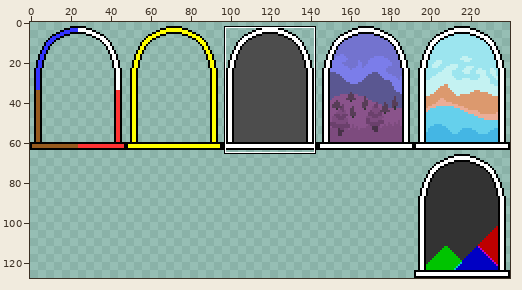
Sprite sheet, stored at Graphics/Entities/entrances.png. Above: a wide view before the commit, with the close-up outlined.
Close-up. Before the edit:
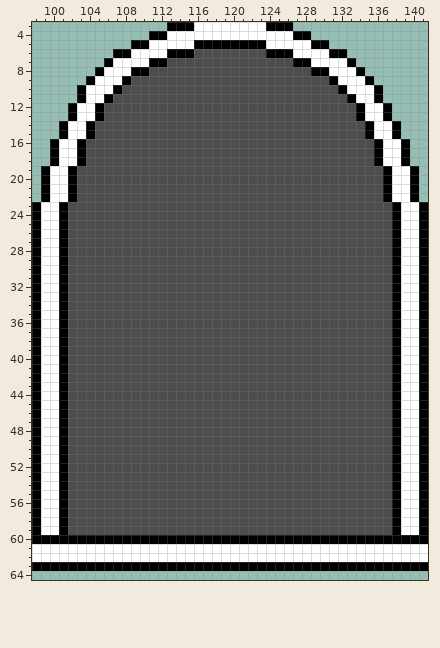
The file is 240x128 pixels. Colours within 5 levels of each other are drawn and written as one. Shown: x 98..141, y 3..64. The commit also changed other parts of the picture, which this record leaves out.
Now the later version:
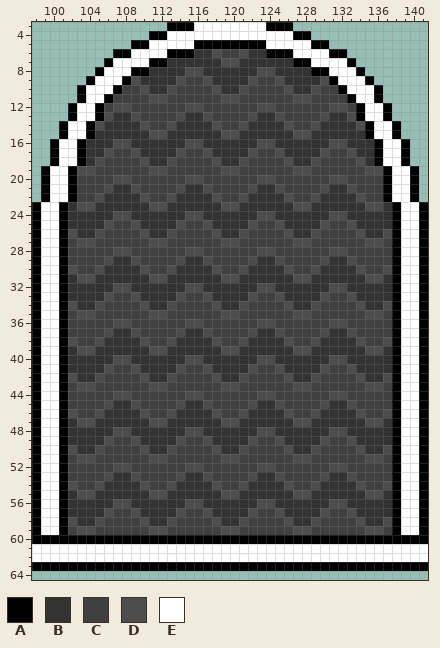
Palette (. is transparent): A #000000  B #333333  C #404040  D #4d4d4d  E #ffffff
Changes in this commit:
Changed rows in their new state; - is an unchanged pixel.
first column x 102:
 6 --------------BB-CC-BB--------------
 7 -----------BBBBBB--BBBBBB-----------
 8 ---------BBBB--BBBBBB--BBBB---------
 9 --------BBBB-CC-BBBB-CC-BBBB--------
10 ------CC-BB-CCCC-BB-CCCC-BB-CC------
11 -----CCCC--CCCCCC--CCCCCC--CCCC-----
12 ----C--CCCCCC--CCCCCC--CCCCCC--C----
13 -----BB-CCCC-BB-CCCC-BB-CCCC-BB-----
14 ----BBBB-CC-BBBB-CC-BBBB-CC-BBBB----
15 ---BBBBBB--BBBBBB--BBBBBB--BBBBBB---
16 --BBB--BBBBBB--BBBBBB--BBBBBB--BBB--
17 --BB-CC-BBBB-CC-BBBB-CC-BBBB-CC-BB--
18 --B-CCCC-BB-CCCC-BB-CCCC-BB-CCCC-B--
19 ---CCCCCC--CCCCCC--CCCCCC--CCCCCC---
20 -CCCC--CCCCCC--CCCCCC--CCCCCC--CCCC-
21 -CCC-BB-CCCC-BB-CCCC-BB-CCCC-BB-CCC-
22 -CC-BBBB-CC-BBBB-CC-BBBB-CC-BBBB-CC-
23 B--BBBBBB--BBBBBB--BBBBBB--BBBBBB--B
24 BBBBB--BBBBBB--BBBBBB--BBBBBB--BBBBB
25 BBBB-CC-BBBB-CC-BBBB-CC-BBBB-CC-BBBB
26 -BB-CCCC-BB-CCCC-BB-CCCC-BB-CCCC-BB-
27 C--CCCCCC--CCCCCC--CCCCCC--CCCCCC--C
28 CCCCC--CCCCCC--CCCCCC--CCCCCC--CCCCC
29 CCCC-BB-CCCC-BB-CCCC-BB-CCCC-BB-CCCC
30 -CC-BBBB-CC-BBBB-CC-BBBB-CC-BBBB-CC-
31 B--BBBBBB--BBBBBB--BBBBBB--BBBBBB--B
32 BBBBB--BBBBBB--BBBBBB--BBBBBB--BBBBB
33 BBBB-CC-BBBB-CC-BBBB-CC-BBBB-CC-BBBB
34 -BB-CCCC-BB-CCCC-BB-CCCC-BB-CCCC-BB-
35 C--CCCCCC--CCCCCC--CCCCCC--CCCCCC--C
36 CCCCC--CCCCCC--CCCCCC--CCCCCC--CCCCC
37 CCCC-BB-CCCC-BB-CCCC-BB-CCCC-BB-CCCC
38 -CC-BBBB-CC-BBBB-CC-BBBB-CC-BBBB-CC-
39 B--BBBBBB--BBBBBB--BBBBBB--BBBBBB--B
40 BBBBB--BBBBBB--BBBBBB--BBBBBB--BBBBB
41 BBBB-CC-BBBB-CC-BBBB-CC-BBBB-CC-BBBB
42 -BB-CCCC-BB-CCCC-BB-CCCC-BB-CCCC-BB-
43 C--CCCCCC--CCCCCC--CCCCCC--CCCCCC--C
44 CCCCC--CCCCCC--CCCCCC--CCCCCC--CCCCC
45 CCCC-BB-CCCC-BB-CCCC-BB-CCCC-BB-CCCC
46 -CC-BBBB-CC-BBBB-CC-BBBB-CC-BBBB-CC-
47 B--BBBBBB--BBBBBB--BBBBBB--BBBBBB--B
48 BBBBB--BBBBBB--BBBBBB--BBBBBB--BBBBB
49 BBBB-CC-BBBB-CC-BBBB-CC-BBBB-CC-BBBB
50 -BB-CCCC-BB-CCCC-BB-CCCC-BB-CCCC-BB-
51 C--CCCCCC--CCCCCC--CCCCCC--CCCCCC--C
52 CCCCC--CCCCCC--CCCCCC--CCCCCC--CCCCC
53 CCCC-BB-CCCC-BB-CCCC-BB-CCCC-BB-CCCC
54 -CC-BBBB-CC-BBBB-CC-BBBB-CC-BBBB-CC-
55 B--BBBBBB--BBBBBB--BBBBBB--BBBBBB--B
56 BBBBB--BBBBBB--BBBBBB--BBBBBB--BBBBB
57 BBBB-CC-BBBB-CC-BBBB-CC-BBBB-CC-BBBB
58 -BB-CCCC-BB-CCCC-BB-CCCC-BB-CCCC-BB-
59 C--CCCCCC--CCCCCC--CCCCCC--CCCCCC--C
Where, in picture pixels (left, top, right, bottom), the same in both close-ups:
changed: (68, 49, 392, 535)
